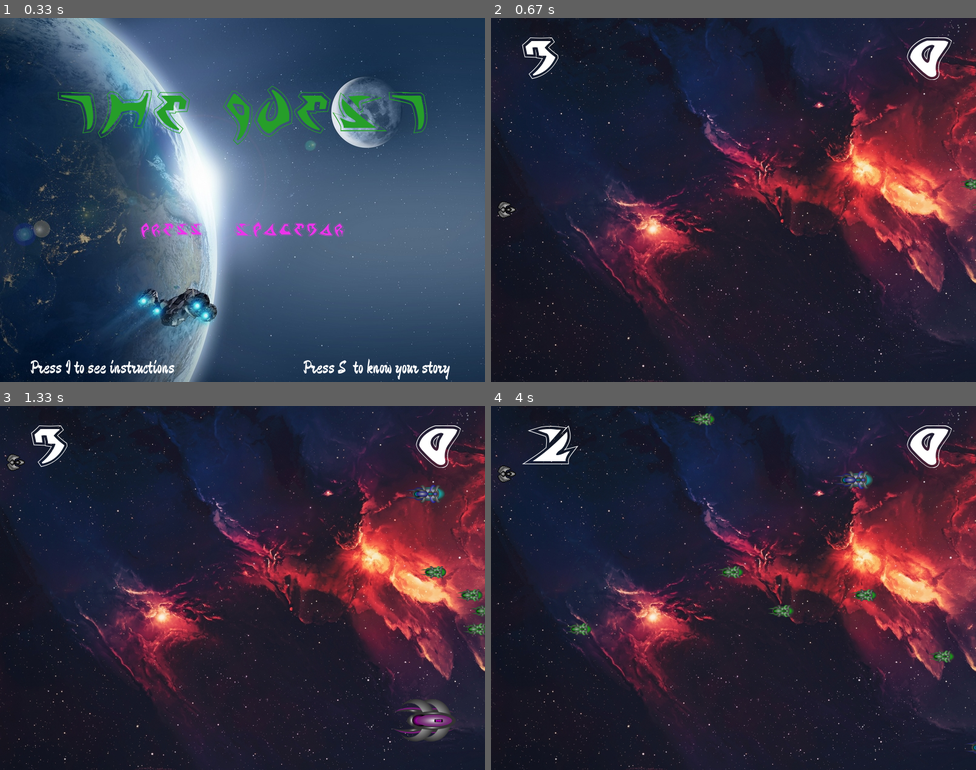
Above: before the commit, frames 1-4 (two rows, left to right).
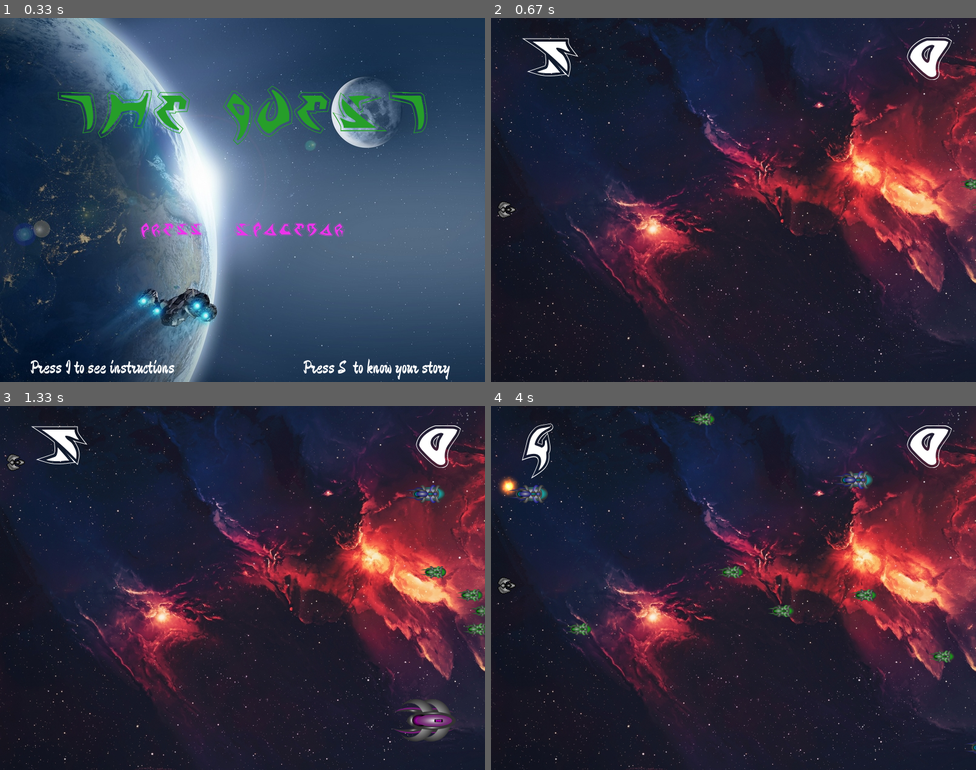
Above: after the commit, the same moments.

Repository: MartinConde90/ProyectoPygame
Game: pygame game, started from main.py
Same seed, same stepped clock (60 frames per second), same inputs: the game is played once before the commit and once after it.
Inputs:
- Up to frame 1 (0.33 s): no input
- Up to frame 2 (0.67 s): tap Space at 0.33 s
- Up to frame 3 (1.33 s): hold Up 0.67-1.13 s; hold Down from 1.17 s (still down)
- Up to frame 4 (4 s): release Down at 1.47 s; hold Up 1.5-1.87 s; hold Down 1.9-2.27 s; hold Up 2.3-2.6 s; hold Down 2.63-2.93 s; hold Up 2.97-3.33 s; hold Down 3.37-3.73 s; hold Up from 3.77 s (still down)

Frame 1 is identical in both runs. In frame 2, 0.6% of the frame differs, in the area x 6-18%, y 5-17%; in frame 3, 0.6%; in frame 4, 1.3%, in the area x 1-18%, y 4-52%.

Commit message:
explosiones y generador nueva nave

Diff:
--- a/Asteroides.py
+++ b/Asteroides.py
@@ -24,7 +24,9 @@
 
     def update(self, dt):
         self.rect.x = self.rect.x - self.speed
-
         if self.rect.x <=  0 - self.w:
             self.kill()
             del self
+
+    def test_collide(self, group):
+        self.candidatos = pg.sprite.spritecollide(self, group, True)
--- a/Nave.py
+++ b/Nave.py
@@ -7,7 +7,7 @@
 class Nave(pg.sprite.Sprite):
     pictures = 'nave.png'
     speed = 10
-    lives = 3
+    lives = 1
     #contador = 0
     def __init__(self, x=10, y=300):
         self.x = x
--- a/explosion.py
+++ b/explosion.py
@@ -4,7 +4,7 @@
 FPS: 60
 class Explosion(pg.sprite.Sprite):
 
-    def __init__(self, x=0,y=0):
+    def __init__(self, center):
 
         self.w = 64
         self.h = 64
@@ -13,12 +13,12 @@
 
         self.image = pg.Surface((self.w, self.h), pg.SRCALPHA,32)
         self.rect = self.image.get_rect()
-
+        self.rect.center = center
 
         self.frames = []
         self.index = 0
         self.how_many = 0
-        self.animation_time = 30
+        self.animation_time = 0
 
         self.loadFrames()
         self.current_time = 0
@@ -48,5 +48,13 @@
 
             if self.index >= self.how_many:
                 self.index = 0
+                self.kill()
+
 
             self.image = self.frames[self.index]
+            del self
+        else:
+            center = self.rect.center
+            self.image = self.frames[0]
+            self.rect = self.image.get_rect()
+            self.rect.center = center
--- a/main.py
+++ b/main.py
@@ -50,7 +50,6 @@
 
         self.player_group = pg.sprite.Group()
         self.asteroid_group = pg.sprite.Group()
-        self.explode_group = pg.sprite.Group()
         self.all_group = pg.sprite.Group()
 
         self.meteorito = Meteor()
@@ -58,11 +57,8 @@
 
         self.ship = Nave(10, 300)
         self.player_group.add(self.ship)
-
-        self.kboom = Explosion()
-        self.explode_group.add(self.kboom)
-
-
+        self.vidas = 5
+        self.contador = 0
 
         self.all_group.add(self.ship, self.asteroid_group)
         self.default_font = pg.font.Font(None, 28)
@@ -71,11 +67,12 @@
         self.meteor_creados = 0
         self.ultimo_meteor = FPS * 12
         self.nuevo_meteor = FPS// 4
+        #self.run5()
         #self.run4()
         #self.run3()
         #self.run2()
-        self.run1()
-        self.contador = 0
+        #self.run1()
+
 
     def run1(self):
         pg.mixer.init()
@@ -92,6 +89,10 @@
     def run4(self):
         pg.mixer.init()
         pg.mixer.music.load('resources/sounds/play.mp3')
+        pg.mixer.music.play()
+    def run5(self):
+        pg.mixer.init()
+        pg.mixer.music.load('resources/sounds/explosion.mp3')
         pg.mixer.music.play()
 
     def nuevoMeteor(self,dt):
@@ -117,12 +118,11 @@
                         pg.quit()
                         sys.exit()
 
-            if event.type == KEYDOWN:
-                    if event.key == K_UP:
-                        self.ship.go_up()
-
-                    if event.key == K_DOWN:
-                        self.ship.go_down()
+                if event.key == K_UP:
+                    self.ship.go_up()
+
+                if event.key == K_DOWN:
+                    self.ship.go_down()
 
         keys_pressed = pg.key.get_pressed()
         if keys_pressed[K_UP]:
@@ -153,19 +153,19 @@
                             #self.run3()
                             self.rules_screen()
                             return
-                if event.type == KEYDOWN:
+
                         if event.key == K_SPACE:
-                            self.run4()
+                            #self.run4()
                             self.mainloop()
 
                             return
-                if event.type == KEYDOWN:
+
                         if event.key == K_s:
                             #self.run3()
                             self.Story_screen()
                             return
 
-                if event.type == KEYDOWN:
+
                         if event.key == K_ESCAPE:
                             pg.quit()
                             sys.exit()
@@ -191,7 +191,7 @@
                             #self.run2()
                             self.start_screen()
                             return
-                if event.type == KEYDOWN:
+
                         if event.key == K_ESCAPE:
                             pg.quit()
                             sys.exit()
@@ -208,7 +208,7 @@
                             #self.run2()
                             self.start_screen()
                             return
-                if event.type == KEYDOWN:
+
                         if event.key == K_ESCAPE:
                             pg.quit()
                             sys.exit()
@@ -230,24 +230,40 @@
                             if event.key == K_ESCAPE:
                                 pg.quit()
                                 sys.exit()
+
     def mainloop(self):
         while True:
             dt = self.clock.tick(FPS)
 
             self.handleEvents()
-            self.livescounter = self.font.render(str(self.ship.lives), True, WHITE)
-
-            if self.ship.lives > 0 :
-                self.ship.test_collide(self.asteroid_group)
-
-                if len(self.ship.candidatos) > 0:
-                    self.contador +=1
-                    self.ship.candidatos = 0
-                    self.ship.lives -= 1
-                self.contador = 0
-
-            print(self.ship.lives)
-
+
+            self.livescounter = self.font.render(str(self.vidas), True, WHITE)
+
+            if self.vidas > 0:
+                self.colision = pg.sprite.groupcollide(self.player_group, self.asteroid_group, True, False)
+                for hit in self.colision:
+                    expl = Explosion(hit.rect.center)
+                    self.run5()
+                    self.all_group.add(expl)
+                    self.ship = Nave(10, 300)
+                    self.player_group.add(self.ship)
+                    self.all_group.add(self.player_group)
+                    self.contador += 1
+                if self.contador > 0:
+                    self.vidas -= 1
+            self.contador = 0
+
+            if self.vidas == 1:
+                self.colision = pg.sprite.groupcollide(self.player_group, self.asteroid_group, True, False)
+                for hit in self.colision:
+                    expl = Explosion(hit.rect.center)
+                    self.run5()
+                    self.all_group.add(expl)
+                    self.contador += 1
+                if self.contador > 0:
+                    self.vidas -= 1
+
+            print(self.vidas)
             self.screen.blit(self.background_img,(0,0))
 
             self.all_group.update(dt)
@@ -262,8 +278,7 @@
             self.screen.blit(self.livescounter, (50, 10))
             self.screen.blit(self.marcador, (685, 10))
 
-            if self.ship.lives == 0:
-                self.ship.kill()
+            if self.vidas == 0:
                 self.gameOver()
 
             pg.display.flip()
--- a/pantallas.py
+++ b/pantallas.py
@@ -1,26 +1,104 @@
 import pygame as pg
+from pygame.locals import *
+import sys , os
+
+GREEN = (38, 158, 41)
+FUCSIA = (236, 52, 234)
+RED = (229, 9, 9)
+WHITE = (255, 255, 255)
+
+class Pantallas(pg.sprite.Sprite):
+
+    def __init__(self):
+        self.screen = pg.display.set_mode((800, 600))
+        pg.sprite.Sprite.__init__(self)
+
+        self.fontGran = pg.font.Font('resources/fonts/gameover.ttf', 150)
+        self.font = pg.font.Font('resources/fonts/PressStart.ttf', 90)
+        self.fontC = pg.font.Font('resources/fonts/PressStart.ttf', 30)
+        self.fontR = pg.font.Font('resources/fonts/text.ttf', 30)
 
 
 
+        self.background_img = pg.image.load('resources/fondo/espacio1.jpg').convert()
+        self.background_story = pg.image.load('resources/fondo/Reference2.jpg').convert()
+        self.background_menu = pg.image.load('resources/fondo/unnamed.jpg').convert()
+        self.background_rules = pg.image.load('resources/fondo/controls.jpg').convert()
+        self.UP = pg.image.load('resources/up.png').convert().convert_alpha()
+        self.DOWN = pg.image.load('resources/down.png').convert().convert_alpha()
+
+        self.marcador = self.font.render('0', True, WHITE)
+        self.text_insert_coin = self.fontC.render("Press   Spacebar", True, FUCSIA)
+        self.text_text = self.font.render("Comienza tu aventura", True, GREEN)
+        self.text_gameOver = self.fontGran.render("GAME OVER", True, RED)
+        self.text_titulo = self.font.render("THE QUEST", True, GREEN)
+
+        self.text_controlesU = self.fontR.render("Pulsa           para    subir", True, GREEN)
+        self.text_controlesD = self.fontR.render("Pulsa           para    bajar", True, GREEN)
+        self.text_controlesS = self.fontR.render("Manten pulsado          o          para aumentar la velocidad", True, GREEN)
+        self.text_controlesE = self.fontR.render("Pulsa            para salir del juego", True, GREEN)
+        self.text_return = self.fontC.render("Press   Spacebar   to   return", True, FUCSIA)
+        self.text_instructions = self.fontR.render("Press I to see instructions", True, WHITE)
+        self.text_story = self.fontR.render("Press S  to know your story", True, WHITE)
+
+    def run1(self):
+        pg.mixer.init()
+        pg.mixer.music.load('resources/sounds/Tune.mp3')
+        pg.mixer.music.play()
+    def run2(self):
+        pg.mixer.init()
+        pg.mixer.music.load('resources/sounds/open.mp3')
+        pg.mixer.music.play()
+    def run3(self):
+        pg.mixer.init()
+        pg.mixer.music.load('resources/sounds/FX2.mp3')
+        pg.mixer.music.play()
+    def run4(self):
+        pg.mixer.init()
+        pg.mixer.music.load('resources/sounds/play.mp3')
+        pg.mixer.music.play()
+
+    def Inicial(self):
+        while True:
+                self.screen.blit(self.background_menu,(0,0))
+                rect = self.text_titulo.get_rect()
+                self.screen.blit(self.text_titulo,((800 - rect.w)//2,100))
+                rect = self.text_insert_coin.get_rect()
+                self.screen.blit(self.text_insert_coin,((800 - rect.w)//2,330))
+                self.screen.blit(self.text_instructions,(50,560))
+                self.screen.blit(self.text_story,(500,560))
+                pg.display.update()
 
 
 
-class Inicial(pg.sprite.Sprite):
-    while True:
-            self.screen.blit(self.background_imga,(0,0))
-            self.screen.blit(self.text_titulo,(100,100))
-            self.screen.blit(self.text_insert_coin,(235,350))
+    def Instrucciones(self):
+        while True:
+            self.screen.blit(self.background_rules,(0,0))
+            self.screen.blit(self.text_controlesU,(100, 100))
+            self.screen.blit(self.text_controlesD,(100,200))
+            self.screen.blit(self.UP,(170,100))
+            self.screen.blit(self.DOWN,(170,200))
+            self.screen.blit(self.text_controlesS,(100,300))
+            self.screen.blit(self.text_controlesE,(100,400))
+            self.screen.blit(self.UP,(340,300))
+            self.screen.blit(self.DOWN,(270,300))
+            rect = self.text_return.get_rect()
+            self.screen.blit(self.text_return,((800 - rect.w)//2,560))
+            pg.display.update()
 
+
+    def Historia(self):
+        while True:
+            self.screen.blit(self.background_story,(-300,-150))
+            rect = self.text_return.get_rect()
+            self.screen.blit(self.text_return,((800 - rect.w)//2,560))
             pg.display.update()
-            for event in pg.event.get():
-                if event.type == KEYDOWN:
-                        if event.key == K_SPACE:
-                            self.mainloop()
 
-                elif event.type == pg.KEYDOWN:
-                    if event.key == pg.K_s:
-                        main_loop()
 
-                if event.type == QUIT:
-                        pg.quit()
-                        sys.exit()
+    def FinPartida(self):
+        while True:
+            rect = self.text_gameOver.get_rect()
+            self.screen.blit(self.text_gameOver, ((800 - rect.w)//2, 200))
+            rect = self.text_insert_coin.get_rect()
+            self.screen.blit(self.text_insert_coin, ((800 - rect.w)//2, 560))
+            pg.display.update()
Not shown, added: resources/sounds/explosion.mp3
